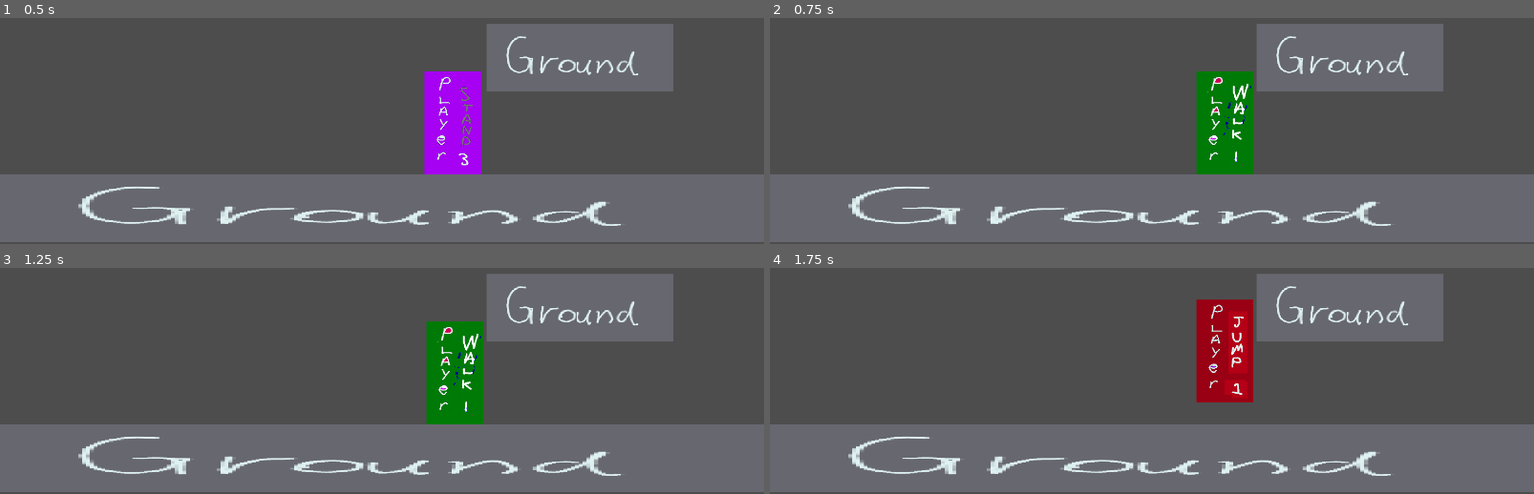
Above: before the commit, frames 1-4 (two rows, left to right).
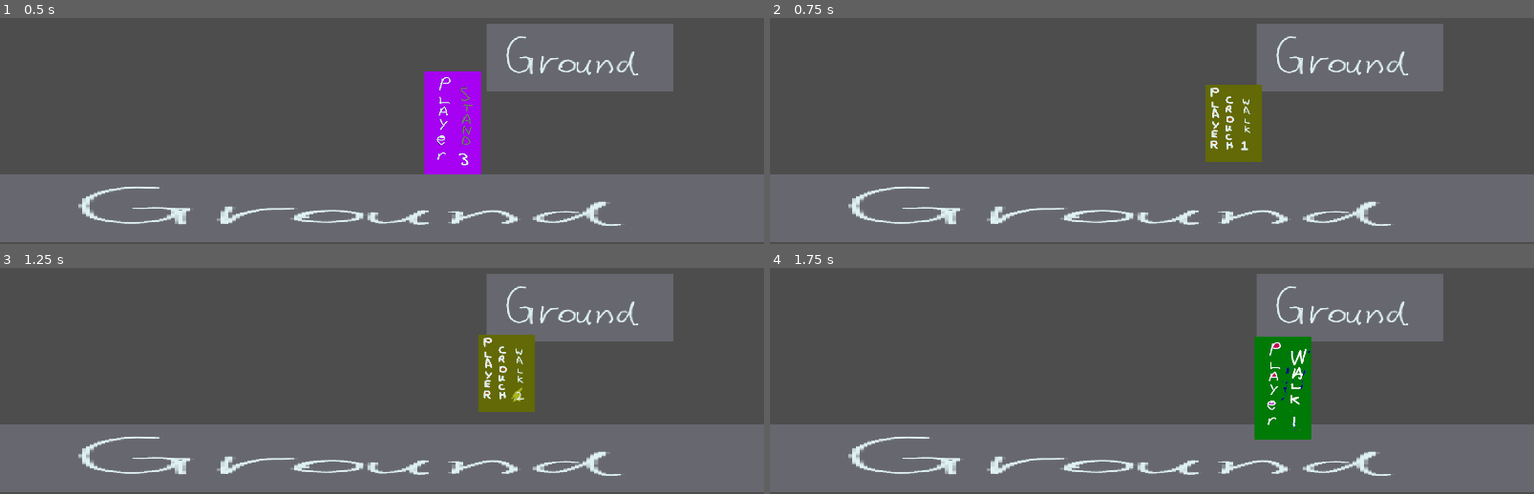
Above: after the commit, the same moments.

Repository: haruo-gabriel/portal2d
Game: Godot game, scene res://Scenes/Main/main.tscn
Two runs of this game, one before a commit and one after it. Both use one fixed random seed, a clock stepped at 60 frames per second and the inputs below.
Inputs:
- Up to frame 1 (0.5 s): no input
- Up to frame 2 (0.75 s): hold D (move_right) from 0.53 s (still down); hold Shift (crouch) from 0.53 s (still down)
- Up to frame 3 (1.25 s): keep holding D (move_right); keep holding Shift (crouch); tap Space (jump) at 0.77 s
- Up to frame 4 (1.75 s): keep holding D (move_right); release Shift (crouch) at 1.28 s; tap Shift (crouch) at 1.35 s; tap Space (jump) at 1.52 s

Frame 1 is identical in both runs. In frame 2, 3.8% of the frame differs, in the area x 55-65%, y 23-70%; in frame 3, 5.7%; in frame 4, 6.8%, in the area x 55-71%, y 13-76%.

Commit message:
Fixing parts of the crouching
There a re still problems with the sprite and uncrouching under a platform

Diff:
--- a/godot project/Scripts/Player/Player.gd
+++ b/godot project/Scripts/Player/Player.gd
@@ -177,7 +177,8 @@
 
 	if try_crouch and not is_crouching:
 		crouch()
-	else:
+
+	if not try_crouch and is_crouching:
 		uncrouch()
 
 	move(delta)
